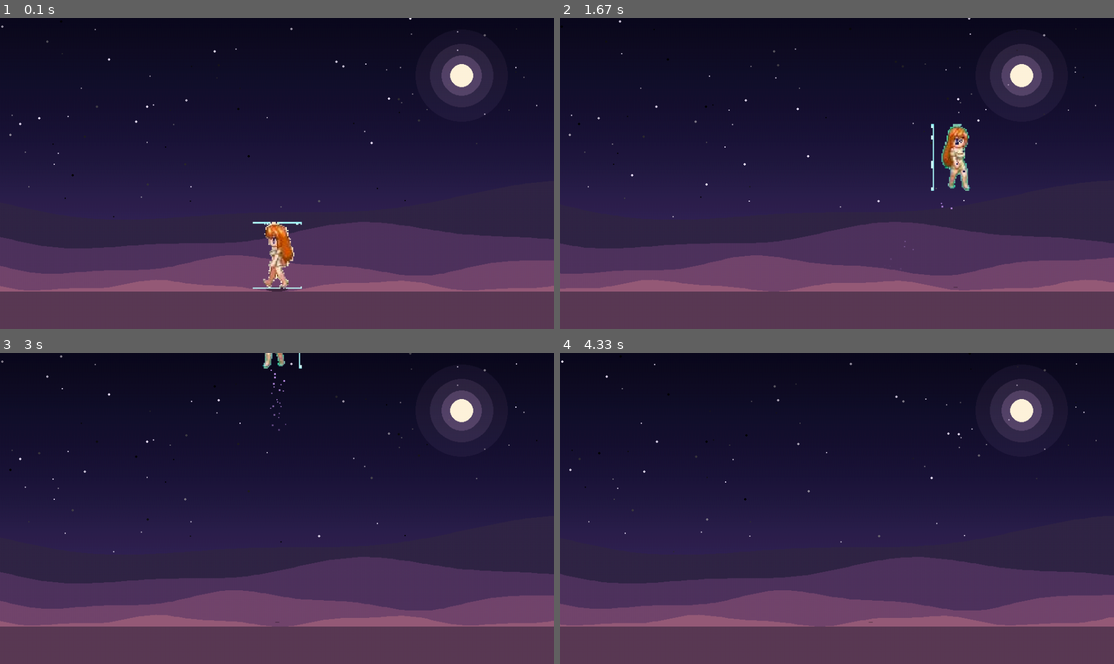
Above: before the commit, frames 1-4 (two rows, left to right).
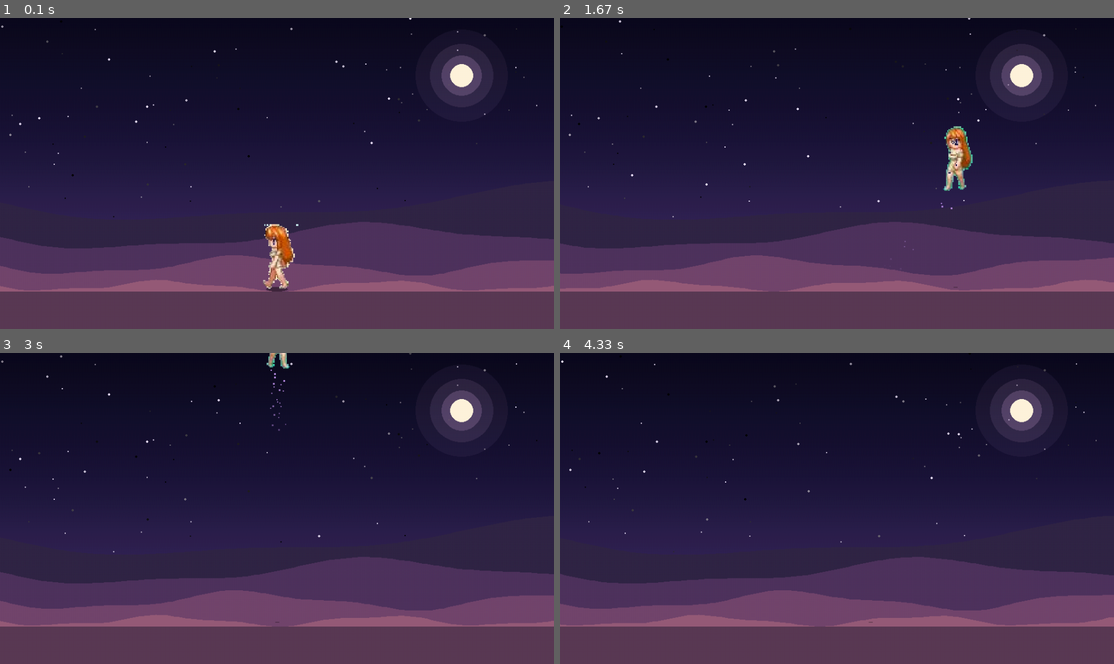
Above: after the commit, the same moments.

Repository: MisaAndrejezieski/Teste_game001
Game: pygame game, started from jogo.py
Same seed, same stepped clock (60 frames per second), same inputs: the game is played once before the commit and once after it.
Inputs:
- Up to frame 1 (0.1 s): no input
- Up to frame 2 (1.67 s): hold Right 0.33-0.8 s; hold Up 0.83-1.13 s; tap Space at 0.9, 1.23, 1.53 s; hold Right 1.17-1.63 s
- Up to frame 3 (3 s): hold Left 1.67-2.2 s; tap Space at 1.73, 2.03, 2.3, 2.6, 2.73 s; hold Left 2.23-2.63 s; hold Up from 2.67 s (still down)
- Up to frame 4 (4.33 s): release Up at 3.03 s; hold Right 3.07-3.7 s; tap Space at 3.13, 3.43, 3.8, 4.1, 4.3 s; hold Left 3.73-4.2 s; hold Right from 4.23 s (still down)

The runs differ from the first frame. In frame 1, 0.5% of the frame differs, in the area x 45-55%, y 65-88%; in frame 2, 0.9%, in the area x 66-75%, y 33-56%; in frame 3, 0.2%; in frame 4, nothing differs.

Commit message:
Update jogo.py

Diff:
--- a/jogo.py
+++ b/jogo.py
@@ -14,37 +14,43 @@
 RELOGIO = pygame.time.Clock()
 FPS = 60
 
-# --- Carregamento e Processamento dos Sprites (sprites001.png -> 238x212) ---
+# --- Carregamento da Folha de Sprites ---
 FOLHA = pygame.image.load("personagem.png").convert_alpha()
+LARG_TOTAL, ALT_TOTAL = FOLHA.get_size()
 
 COLUNAS = 6
 LINHAS = 4
 
-# Dimensões exatas de cada célula da grade
-SPRITE_W = 238 // COLUNAS  # ~39 px
-SPRITE_H = 212 // LINHAS   #  53 px
-
-SPRITE_ESCALA = 2.2  # Tamanho do personagem na tela
+# Cálculo preciso de tamanho por frame
+SPRITE_W = LARG_TOTAL / COLUNAS
+SPRITE_H = ALT_TOTAL / LINHAS
+
+SPRITE_ESCALA = 2.2  # Escala de exibição
 
 def pegar_frame_grade(coluna, linha):
-    """Recorta um frame específico da folha (coluna 0..5, linha 0..3)."""
-    x = coluna * SPRITE_W
-    y = linha * SPRITE_H
-
-    largura = min(SPRITE_W, 238 - x)
-    altura = min(SPRITE_H, 212 - y)
-
-    sub = FOLHA.subsurface((x, y, largura, altura))
-    return pygame.transform.scale(
-        sub,
-        (int(largura * SPRITE_ESCALA), int(altura * SPRITE_ESCALA))
-    )
-
-# Linha 1: Caminhada de perfil
-FRAMES_ANDAR = [pegar_frame_grade(col, 1) for col in range(6)]
+    """
+    Recorta um frame aplicando uma margem de segurança de 1px
+    para eliminar resíduos de linhas nas bordas superiores/inferiores.
+    """
+    x = int(coluna * SPRITE_W)
+    y = int(linha * SPRITE_H)
+
+    w = int(SPRITE_W)
+    h = int(SPRITE_H)
+
+    # Margem interna para evitar capturar linhas do frame vizinho
+    MARGEM_MIND = 1
+    sub = FOLHA.subsurface((x + MARGEM_MIND, y + MARGEM_MIND, w - (MARGEM_MIND * 2), h - (MARGEM_MIND * 2)))
+
+    novo_w = int((w - MARGEM_MIND * 2) * SPRITE_ESCALA)
+    novo_h = int((h - MARGEM_MIND * 2) * SPRITE_ESCALA)
+    return pygame.transform.scale(sub, (novo_w, novo_h))
+
+# Linha 1: Animação de caminhada de lado na imagem original
+FRAMES_ANDAR = [pegar_frame_grade(col, 1) for col in range(COLUNAS)]
 FRAME_IDLE = FRAMES_ANDAR[0]
 
-# --- Paleta de Cores Mágica / Desértica ---
+# --- Cores do Cenário ---
 COR_CEU_TOPO = (12, 10, 30)
 COR_CEU_ALTO = (28, 22, 58)
 COR_CEU_MEDIO = (60, 42, 95)
@@ -59,7 +65,7 @@
 COR_CHAO = (90, 58, 85)
 COR_PARTICULA = (210, 160, 255)
 
-# --- Física e Mundo ---
+# --- Física do Mundo ---
 GRAVIDADE = 420.0
 FORCA_FLUTUACAO = -310.0
 VELOCIDADE_X = 220.0
@@ -69,13 +75,13 @@
 # --- Estado do Jogador ---
 x, y = LARGURA // 2, CHAO_Y
 vel_y = 0.0
-direcao = 1
+direcao = -1  # -1 = Esquerda (padrão do sprite original), 1 = Direita
 no_ar = False
 tempo_animacao = 0.0
 
 off_fundo = off_medio = off_perto = 0.0
 
-# --- Sistemas de Partículas e Estrelas ---
+# --- Partículas e Estrelas ---
 particulas = []
 estrelas = [
     {
@@ -112,7 +118,6 @@
         TELA.blit(surf, (p["x"], p["y"]))
 
 def desenhar_cenario(tempo):
-    # Gradiente do Céu
     for i in range(0, ALTURA, 3):
         t = i / ALTURA
         if t < 0.4:
@@ -126,14 +131,12 @@
             c = [int(COR_CEU_MEDIO[k]*(1-tt) + COR_CEU_BASE[k]*tt) for k in range(3)]
         pygame.draw.rect(TELA, c, (0, i, LARGURA, 3))
 
-    # Estrelas Cintilantes
     for e in estrelas:
         b = 0.5 + 0.5 * math.sin(tempo * e["vel"] + e["fase"])
         px = (e["x"] - off_fundo * 0.08) % LARGURA
         cor = [min(255, int(COR_ESTRELA[k] * b)) for k in range(3)]
         pygame.draw.circle(TELA, cor, (int(px), int(e["y"])), e["tam"])
 
-    # Lua com Halo
     lx, ly = LARGURA - 160, 100
     for r, a in [(80, 15), (55, 30), (35, 60)]:
         h = pygame.Surface((r*2, r*2), pygame.SRCALPHA)
@@ -168,11 +171,15 @@
 
     teclas = pygame.key.get_pressed()
     nova_direcao = 0
-    if teclas[pygame.K_LEFT]: nova_direcao = -1
-    if teclas[pygame.K_RIGHT]: nova_direcao = 1
-    if nova_direcao != 0: direcao = nova_direcao
-
-    # Flutuação e Física
+    if teclas[pygame.K_LEFT]:
+        nova_direcao = -1
+    if teclas[pygame.K_RIGHT]:
+        nova_direcao = 1
+
+    if nova_direcao != 0:
+        direcao = nova_direcao
+
+    # Flutuação e Controles
     if teclas[pygame.K_SPACE] or teclas[pygame.K_UP]:
         vel_y += FORCA_FLUTUACAO * dt * 7.5
         criar_particula(x, y - 5)
@@ -192,7 +199,7 @@
     x += nova_direcao * VELOCIDADE_X * dt
     x = max(30, min(LARGURA - 30, x))
 
-    # Paralaxe
+    # Paralaxe do Cenário
     off_fundo += nova_direcao * 18 * dt
     off_medio += nova_direcao * 55 * dt
     off_perto += nova_direcao * 120 * dt
@@ -209,17 +216,19 @@
     atualizar_desenhar_particulas(dt)
     desenhar_sombra(x, y)
 
-    # Seleção do Frame de Animação
+    # Animação
     if no_ar:
-        sprite_atual = FRAMES_ANDAR[3]  # Frame com pernas arqueadas no ar
+        sprite_atual = FRAMES_ANDAR[3]
     elif nova_direcao != 0:
         idx = int(tempo_animacao * 10) % len(FRAMES_ANDAR)
         sprite_atual = FRAMES_ANDAR[idx]
     else:
         sprite_atual = FRAME_IDLE
 
-    # Espelhamento Horizontal
-    if direcao == -1:
+    # CORREÇÃO DA DIREÇÃO:
+    # A imagem original caminha para a ESQUERDA (direcao = -1).
+    # Portanto, só espelhamos a imagem quando a direção for DIREITA (direcao = 1).
+    if direcao == 1:
         sprite_atual = pygame.transform.flip(sprite_atual, True, False)
 
     rect = sprite_atual.get_rect()
